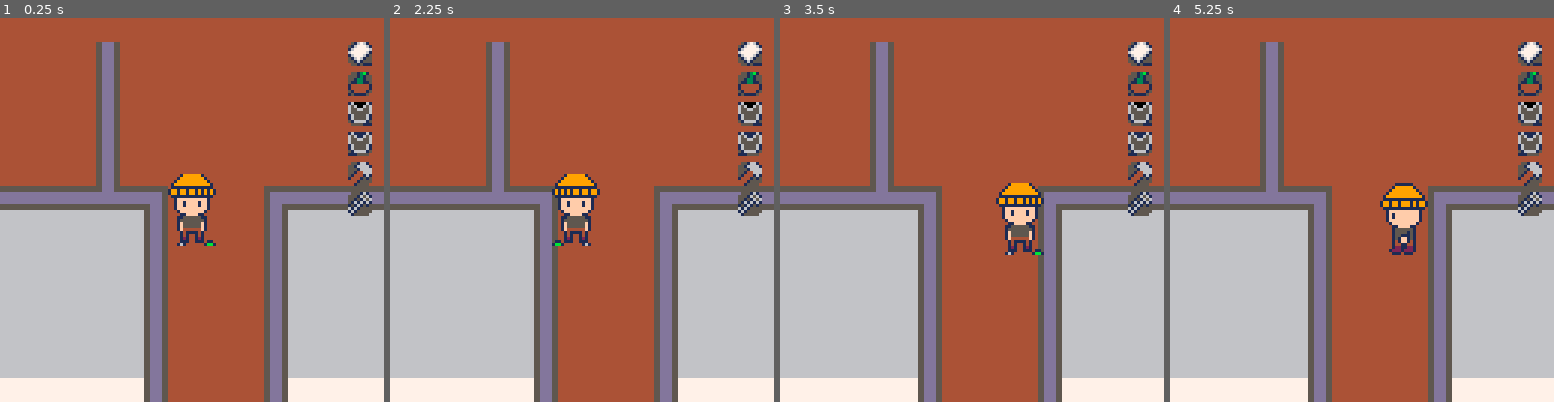
Above: before the commit, frames 1-4 (left to right).
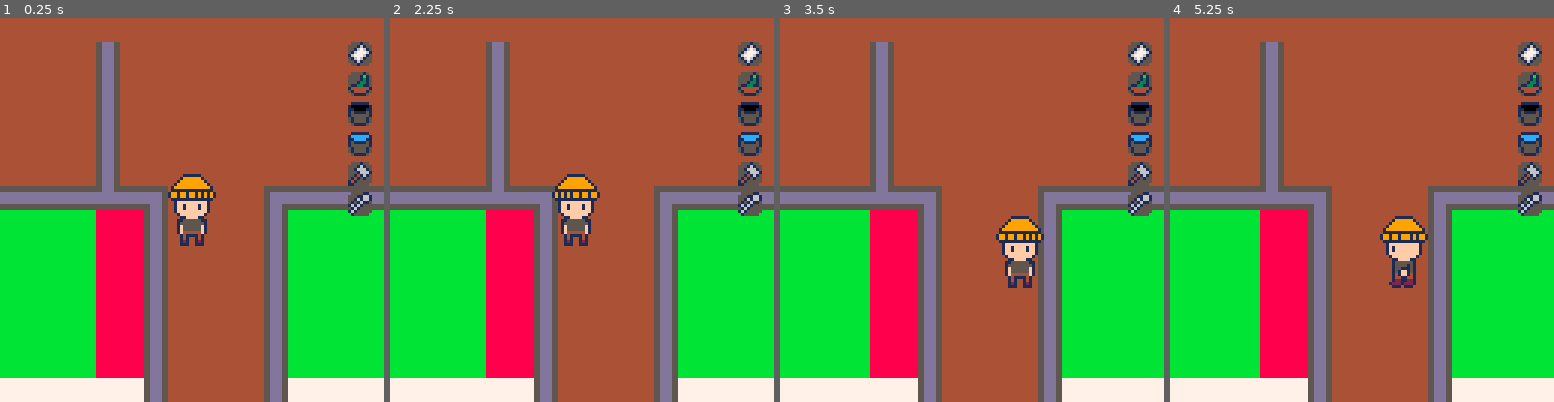
Above: after the commit, the same moments.

Repository: PaoloPortugal/one-last-visit
Game: PICO-8 cartridge mini-jam.p8
Two runs of this game, one before a commit and one after it. Both use one fixed random seed, a clock stepped at 60 frames per second and the inputs below.
Inputs:
- Up to frame 1 (0.25 s): no input
- Up to frame 2 (2.25 s): tap O (Z key) at 0.33, 0.7, 1.43, 2.22 s; hold Left from 1.97 s (still down)
- Up to frame 3 (3.5 s): release Left at 2.37 s; hold Down 2.42-2.82 s; hold Right from 2.87 s (still down); tap O (Z key) at 3.1 s
- Up to frame 4 (5.25 s): release Right at 3.53 s; hold Up 3.58-4.08 s; tap O (Z key) at 3.98, 4.87 s; hold Right 4.13-4.53 s; hold Down 4.58-5.08 s; hold Left from 5.13 s (still down)

The runs differ from the first frame. In frame 1, 29% of the frame differs, in the area x 0-100%, y 6-94%; in frame 2, 29%; in frame 3, 31%; in frame 4, 31%.

Commit message:
Fixed sprites + map and some stuff

Diff:
--- a/mini-jam.p8
+++ b/mini-jam.p8
@@ -16,6 +16,7 @@
     spawn_player()
     spawn_objects()
     messages={}
+    make_pantry()
 end
 
 function _update60()
@@ -168,38 +169,38 @@
 
 
 __gff__
-0000000000000000000000000000000081000000000000000000000000000001000000000000000000000000000000020000000000000000020101020103030200000000000001000000000000010101010101010100000000000000000101010101010101000000000000000000000001010101010000000000000000000000
+0000000000000000000000000000000081000000000000000000000000000001000000000000000000000000000000030000000000000000020101020103030300000000000001000000000000010101010101010000000000000000000101010101010101000000000000000000000001010101010000000000000000000000
 0101010101000000000000000001010101010101010000000000000000010101010101010100000000000000000101010101010101000000000000000001010101010101010000000000000000000000000000000000000000000000000000000000000000000000000000000000000000000000000000000000000000000000
 __map__
-000000003a3b3b3b3b3b3b3b3b3b3b3b3b3b3b3b3c00000000000000000000000000000000000000000000003a3b3b3b3b3b3b3b3b3b3b3b3b3b3b3c0000000000000000000000000000000000000000000000000000000000000000000000000000000000000000000000000000000000000000000000000000000000000000
-00000000390f0f0f0f0f0f0f0f0f0f0f0f0f0f0f390000000000000000000000000000000000000000000000390f0f0f0f0f0f0f0f0f0f0f0f0f0f390000000000000000000000000000000000000000000000000000000000000000000000000000000000000000000000000000000000000000000000000000000000000000
-00000000390f0f0f0f0f0f0f0f0f0f0f0f0f0f0f390000000000000000000000000000000000000000000000390f0f0f0f0f0f0f0f0f0f0f0f0f0f390000000000000000000000000000000000000000000000000000000000000000000000000000000000000000000000000000000000000000000000000000000000000000
-00000000390f0f0f0f0f0f0f0f0f0f0f0f0f0f0f390000000000000000000000000000000000000000000000390f0f0f0f0f0f0f0f0f0f0f0f0f0f390000000000000000000000000000000000000000000000000000000000000000000000000000000000000000000000000000000000000000000000000000000000000000
-00000000390f0f0f0f0f0f0f0f0f0f0f0f0f0f0f390000000000000000000000000000000000000000000000390f0f0f0f0f0f0f0f0f0f0f0f0f0f390000000000000000000000000000000000000000000000000000000000000000000000000000000000000000000000000000000000000000000000000000000000000000
-0000000039464646464646464646464646464646390000000000000000000000000000000000000000000000394646464646464646464646464646390000000000000000000000000000000000000000000000000000000000000000000000000000000000000000000000000000000000000000000000000000000000000000
-0000000039464646464646464646464646464646391010101010101010101010101010101010101010101010394646464646464646464646464646390000000000000000000000000000000000000000000000000000000000000000000000000000000000000000000000000000000000000000000000000000000000000000
-0000000039444545444544454445444544454445394747474747474747474747474747474747474747474747394445444544454445444544454445390000000000000000000000000000000000000000000000000000000000000000000000000000000000000000000000000000000000000000000000000000000000000000
-0000000039545555545554555455545554555455394747474747474747474747474747474747474747474747395455545554555455545554555455390000000000000000000000000000000000000000000000000000000000000000000000000000000000000000000000000000000000000000000000000000000000000000
-0000000039444544454445444544454445444445394747474747474747474747474747474747474747474747394445555444454445444544455455390000000000000000000000000000000000000000000000000000000000000000000000000000000000000000000000000000000000000000000000000000000000000000
-0000000039545554555455545554555455545455394747474747474747474747474747474747474747474747395455454454555455545554554445390000000000000000000000000000000000000000000000000000000000000000000000000000000000000000000000000000000000000000000000000000000000000000
-0000000039444545444544454445444544454445394747474747474747474747474747474747474747474747394445444555545554444544455455390000000000000000000000000000000000000000000000000000000000000000000000000000000000000000000000000000000000000000000000000000000000000000
-0000000039545555545554555455545554555455394747474747474747474747474747474747474747474747395455545545444544545554554445390000000000000000000000000000000000000000000000000000000000000000000000000000000000000000000000000000000000000000000000000000000000000000
-0000000039444545444544454445444544454445394747474747474747474747474747474747474747474747394454555455545554444544455455390000000000000000000000000000000000000000000000000000000000000000000000000000000000000000000000000000000000000000000000000000000000000000
-0000000039545555545554555455444554555455394747474747474747474747474747474747474747474747395455444544454445545544454445390000000000000000000000000000000000000000000000000000000000000000000000000000000000000000000000000000000000000000000000000000000000000000
-000000003d3b3b3b3b3b3b3b3b3c54553a3b3b3b3e4747474747474747474747474747474747474747474747394445545554555455545554555455390000000000000000000000000000000000000000000000000000000000000000000000000000000000000000000000000000000000000000000000000000000000000000
-000000001f3838383838383838394445393838381f474747474747474747474747474747474747473a3b3b3b3e54553b3b3b3b3b3b3b3b3b3b3b3b3f0000000000000000000000000000000000000000000000000000000000000000000000000000000000000000000000000000000000000000000000000000000000000000
-000000001f1f1f1f1f1f1f1f1f395455391f1f1f1f47474747474747474747474747474747474747393838381f44451f3838383838383838383838390000000000000000000000000000000000000000000000000000000000000000000000000000000000000000000000000000000000000000000000000000000000000000
-3a3b3b3b3b3b3b3b3b3b3b3b3b3e44453d3b3b3b3b3b3b3b3b3c4747474747474747474747474747393838381f54551f3838383838383838383838390000000000000000000000000000000000000000000000000000000000000000000000000000000000000000000000000000000000000000000000000000000000000000
-390f0f0f0f0f0f0f0f0f0f0f0f1f54551f3838383838383838394747474747474747474747474747393838381f44451f3838383838383838383838390000000000000000000000000000000000000000000000000000000000000000000000000000000000000000000000000000000000000000000000000000000000000000
-390f0f0f0f0f0f0f0f0f0f0f0f1f44451f3838383838383838394747474747474747474747474747391f1f1f1f54551f1f1f1f1f1f1f1f1f1f1f1f390000000000000000000000000000000000000000000000000000000000000000000000000000000000000000000000000000000000000000000000000000000000000000
-390f0f0f0f0f0f0f0f0f0f0f0f1f54551f383838383838383839474747474747474747474747474739464646465555464646464646464646464646390000000000000000000000000000000000000000000000000000000000000000000000000000000000000000000000000000000000000000000000000000000000000000
-390f0f0f0f0f0f0f0f0f0f0f0f1f44451f1f1f1f1f1f1f1f1f3d3b3b3b3b3b3b3b3b3b3b47473b3b3e464646465555464646464646464646464646390000000000000000000000000000000000000000000000000000000000000000000000000000000000000000000000000000000000000000000000000000000000000000
-394646464646464646464646464654554646464646464646461f3838383838383838381f47471f3838444544454445444544454445444544454445390000000000000000000000000000000000000000000000000000000000000000000000000000000000000000000000000000000000000000000000000000000000000000
-394646464646464646464646464644454646464646464646461f3838383838383838381f47471f3838545554555455545554555455545554555455390000000000000000000000000000000000000000000000000000000000000000000000000000000000000000000000000000000000000000000000000000000000000000
-394445444544454445444544454445444544454445444544451f3838383838383838381f47471f3838444544454445444544454445444544454445390000000000000000000000000000000000000000000000000000000000000000000000000000000000000000000000000000000000000000000000000000000000000000
-395455545554555455545554555455545554555455545554551f1f1f1f1f1f1f1f1f1f1f54541f1f1f545554555455545554555455545554555455390000000000000000000000000000000000000000000000000000000000000000000000000000000000000000000000000000000000000000000000000000000000000000
-3944454445444544454445444544454445444544454445444546464646464646464646465454464646444544454445444544454445444544454445390000000000000000000000000000000000000000000000000000000000000000000000000000000000000000000000000000000000000000000000000000000000000000
-3954555455545554555455545554555455545554555455545546464646464646464646465454464646545554555455545554555455545554555455390000000000000000000000000000000000000000000000000000000000000000000000000000000000000000000000000000000000000000000000000000000000000000
-3944454445444544454445444544454445444544454445444544454445444544454445444544454445444544454445444544454445444544454445390000000000000000000000000000000000000000000000000000000000000000000000000000000000000000000000000000000000000000000000000000000000000000
-3954555455545554555455545554555455545554555455545554555455545554555455545554555455545554555455545554555455545554555455390000000000000000000000000000000000000000000000000000000000000000000000000000000000000000000000000000000000000000000000000000000000000000
-3944454445444544454445444544454445444544454445444539444544455555555555555555444539444544454445444544454445444544454445390000000000000000000000000000000000000000000000000000000000000000000000000000000000000000000000000000000000000000000000000000000000000000
+000000003a3b3b3b3b3b3b3b3b3b3b3b3b3b3b3b3c0000000000000000000000000000000000000000000000000000000000000000000000000000000000000000000000000000000000000000000000000000000000000000000000000000000000000000000000000000000000000000000000000000000000000000000000
+00000000390f0f0f0f0f0f0f0f0f0f0f0f0f0f0f390000000000000000000000000000000000000000000000000000000000000000000000000000000000000000000000000000000000000000000000000000000000000000000000000000000000000000000000000000000000000000000000000000000000000000000000
+00000000390f0f0f0f0f0f0f0f0f0f0f0f0f0f0f390000000000000000000000000000000000000000000000000000000000000000000000000000000000000000000000000000000000000000000000000000000000000000000000000000000000000000000000000000000000000000000000000000000000000000000000
+00000000390f0f0f0f0f0f0f0f0f0f0f0f0f0f0f390000000000000000000000000000000000000000000000000000000000000000000000000000000000000000000000000000000000000000000000000000000000000000000000000000000000000000000000000000000000000000000000000000000000000000000000
+00000000390f0f0f0f0f0f0f0f0f0f0f0f0f0f0f390000000000000000000000000000000000000000000000000000000000000000000000000000000000000000000000000000000000000000000000000000000000000000000000000000000000000000000000000000000000000000000000000000000000000000000000
+0000000039464646464646464646464646464646390000000000000000000000000000000000000000000000000000000000000000000000000000000000000000000000000000000000000000000000000000000000000000000000000000000000000000000000000000000000000000000000000000000000000000000000
+0000000039464646464646464646464646464646391010101010101010101010101010101010101010101010100000000000000000000000000000000000000000000000000000000000000000000000000000000000000000000000000000000000000000000000000000000000000000000000000000000000000000000000
+00000000394444444444444a4b4c444444444444394747474747474747474747474747474747474747474747100000000000000000000000000000000000000000000000000000000000000000000000000000000000000000000000000000000000000000000000000000000000000000000000000000000000000000000000
+00000000394444444444445a5b5c444444444444394747474747474747474747474747474747474747474747100000000000000000000000000000000000000000000000000000000000000000000000000000000000000000000000000000000000000000000000000000000000000000000000000000000000000000000000
+00000000394444444444446a6b6c444444444444394747474747474747474747474747474747474747474747100000000000000000000000000000000000000000000000000000000000000000000000000000000000000000000000000000000000000000000000000000000000000000000000000000000000000000000000
+00000000394444444444447a7b7c444444444444394747474747474747474747474747474747474747474747100000000000000000000000000000000000000000000000000000000000000000000000000000000000000000000000000000000000000000000000000000000000000000000000000000000000000000000000
+0000000039444444444444444444444444444444394747474747474747474747474747474747474747474747100000000000000000000000000000000000000000000000000000000000000000000000000000000000000000000000000000000000000000000000000000000000000000000000000000000000000000000000
+0000000039444444444444444444444444444444394747474747474747474747474747474747474747474747100000000000000000000000000000000000000000000000000000000000000000000000000000000000000000000000000000000000000000000000000000000000000000000000000000000000000000000000
+0000000039444444444444444444444444444444394747474747474747474747474747474747474747474747100000000000000000000000000000000000000000000000000000000000000000000000000000000000000000000000000000000000000000000000000000000000000000000000000000000000000000000000
+0000000039444444444444444444444444444444394747474747474747474747474747474747474747474747100000000000000000000000000000000000000000000000000000000000000000000000000000000000000000000000000000000000000000000000000000000000000000000000000000000000000000000000
+000000003d3b3b3b3b3b3b3b3b3c44443a3b3b3b3e4747474747474747474747474747474747474747474747100000000000000000000000000000000000000000000000000000000000000000000000000000000000000000000000000000000000000000000000000000000000000000000000000000000000000000000000
+000000001f3838383838383838394444393838381f474747474747474747474747474747474747473a3b3b3b3b3b3b3b3b3b3b3b3b3b3b3b3b3b3b3f0000000000000000000000000000000000000000000000000000000000000000000000000000000000000000000000000000000000000000000000000000000000000000
+000000001f1f1f1f1f1f1f1f1f394444391f1f1f1f47474747474747474747474747474747474747393838381f1f1f1f3838383838383838383838390000000000000000000000000000000000000000000000000000000000000000000000000000000000000000000000000000000000000000000000000000000000000000
+3a3b3b3b3b3b3b3b3b3b3b3b3b3e44443d3b3b3b3b3b3b3b3b3c4747474747474747474747474747393838381f1f1f1f3838383838383838383838390000000000000000000000000000000000000000000000000000000000000000000000000000000000000000000000000000000000000000000000000000000000000000
+390f0f0f0f0f0f0f0f0f0f0f0f1f44441f3838383838383838394747474747474747474747474747393838381f1f1f1f3838383838383838383838390000000000000000000000000000000000000000000000000000000000000000000000000000000000000000000000000000000000000000000000000000000000000000
+390f0f0f0f0f0f0f0f0f0f0f0f1f44441f3838383838383838394747474747474747474747474747391f1f1f1f1f1f1f1f1f1f1f1f1f1f1f1f1f1f390000000000000000000000000000000000000000000000000000000000000000000000000000000000000000000000000000000000000000000000000000000000000000
+390f0f0f0f0f0f0f0f0f0f0f0f1f44441f383838383838383839474747474747474747474747474739464646464646464646464646464646464646390000000000000000000000000000000000000000000000000000000000000000000000000000000000000000000000000000000000000000000000000000000000000000
+390f0f0f0f0f0f0f0f0f0f0f0f1f44441f1f1f1f1f1f1f1f1f3d3b3b3b3b3b3b3b3b3b3b47473b3b3e464646464646464646464646464646464646390000000000000000000000000000000000000000000000000000000000000000000000000000000000000000000000000000000000000000000000000000000000000000
+394646464646464646464646464644444646464646464646461f3838383838383838381f47471f1f1f444444444444444444444444444444444444390000000000000000000000000000000000000000000000000000000000000000000000000000000000000000000000000000000000000000000000000000000000000000
+394646464646464646464646464644444646464646464646461f3838383838383838381f47471f381f444444444444444444444444444444444444390000000000000000000000000000000000000000000000000000000000000000000000000000000000000000000000000000000000000000000000000000000000000000
+394444444444444444444444444444444444444444444444441f3838383838383838381f47471f381f444444444444444444444444444444444444390000000000000000000000000000000000000000000000000000000000000000000000000000000000000000000000000000000000000000000000000000000000000000
+394444444444444444444444444444444444444444444444441f1f1f1f1f1f1f1f1f1f1f44441f1f1f444444444444444444444444444444444444390000000000000000000000000000000000000000000000000000000000000000000000000000000000000000000000000000000000000000000000000000000000000000
+3944444444444444444444444444444444444444444444444446464646464646464646464444464646444444444444444444444444444444444444390000000000000000000000000000000000000000000000000000000000000000000000000000000000000000000000000000000000000000000000000000000000000000
+3944444444444444444444444444444444444444444444444446464646464646464646464444464646444444444444444444444444444444444444390000000000000000000000000000000000000000000000000000000000000000000000000000000000000000000000000000000000000000000000000000000000000000
+3944444444444444444444444444444444444444444444444444444444444444444444444444444444444444444444444444444444444444444444390000000000000000000000000000000000000000000000000000000000000000000000000000000000000000000000000000000000000000000000000000000000000000
+3944444444444444444444444444444444444444444444444444444444444444444444444444444444444444444444444444444444444444444444390000000000000000000000000000000000000000000000000000000000000000000000000000000000000000000000000000000000000000000000000000000000000000
+3944444444444444444444444444444444444444444444444439444444444444444444444444444439444444444444444444444444444444444444390000000000000000000000000000000000000000000000000000000000000000000000000000000000000000000000000000000000000000000000000000000000000000
Not shown, changed: 77 lines of the sprite sheet (__gfx__) section of mini-jam.p8
